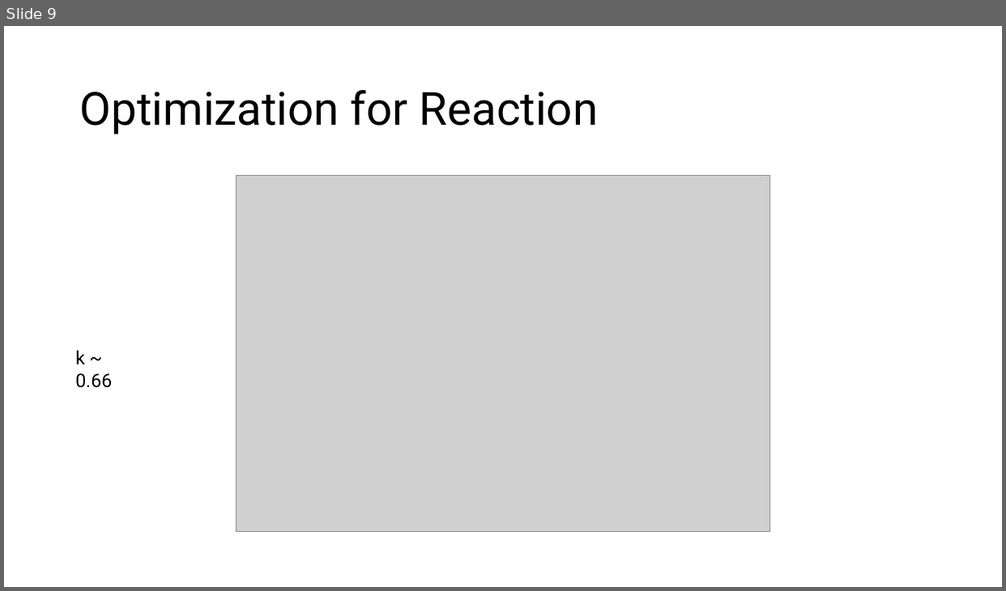
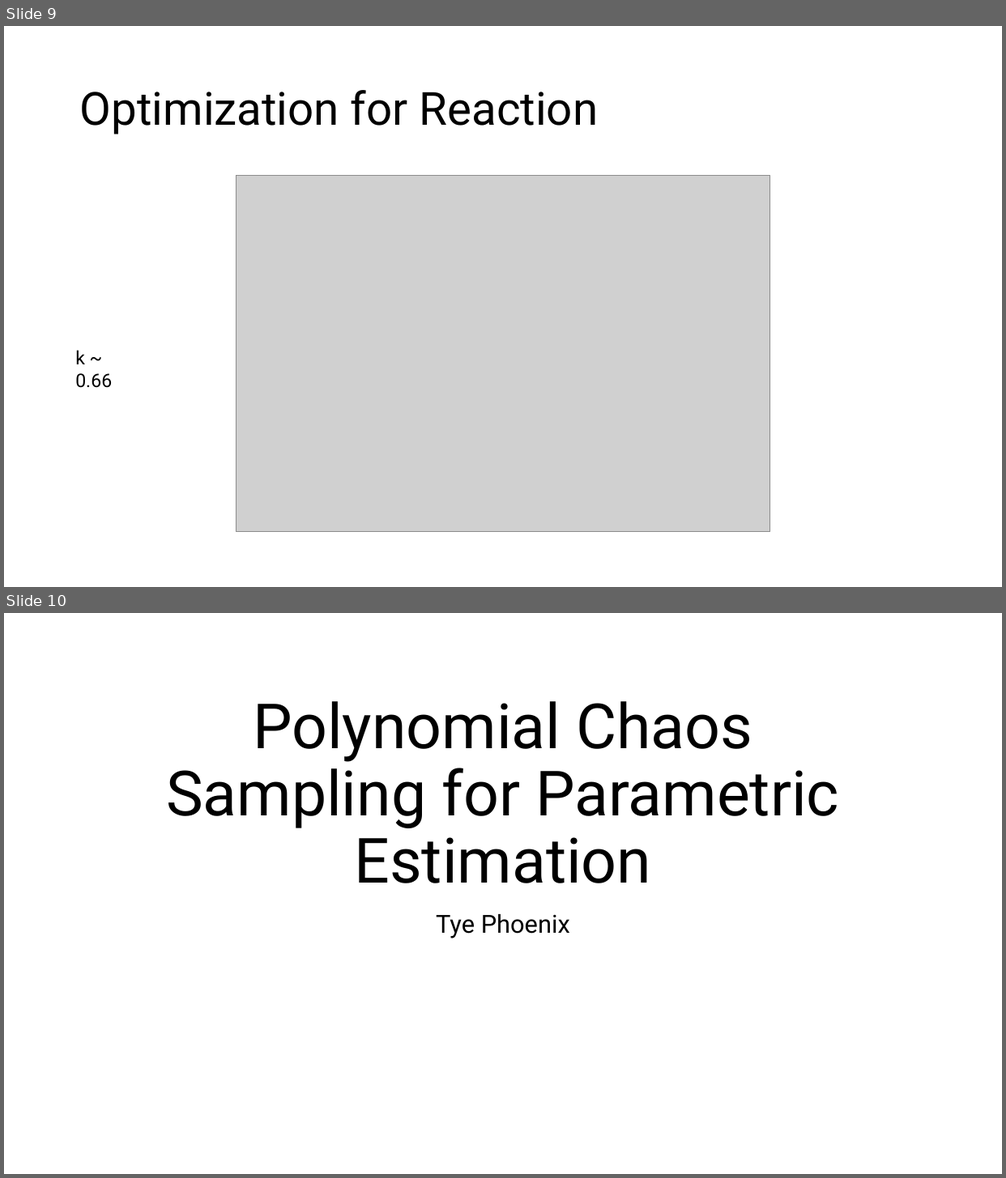
Before and after one commit to tyephoenix/Julia-Simulations, a slide deck: ppt/optimization/powerpoint.pptx. Shown one above the other, each under a label of ours: slide 9 before the commit, slides 9 and 10 after it. The pictures are 1006x591 and 1006x1178 pixels, drawn with LibreOffice and Linux fonts; fonts in the diff are those of the drawing; grey boxes stand for pictures. Boxes give left, top, right and bottom in pixels: in the first picture for what was removed or moved away, otherwise in the second. Text is boxed around its words. In the diff, an @@ line names an element or a change of style, - is before the commit and + after.

```diff
--- a/ppt/optimization/powerpoint.pptx
+++ b/ppt/optimization/powerpoint.pptx
@@ slide 10 added at [4, 613, 1002, 1174], background #FFFFFF @@
@@ title added at [166, 701, 839, 884], 60 pt, text #000000 @@
+Polynomial Chaos Sampling for Parametric Estimation
@@ subtitle added at [436, 914, 570, 939], 24 pt, text #000000 @@
+Tye Phoenix
```
Also in this commit, not shown: 1 slide changed, 2 other slides added, 8 other files.
